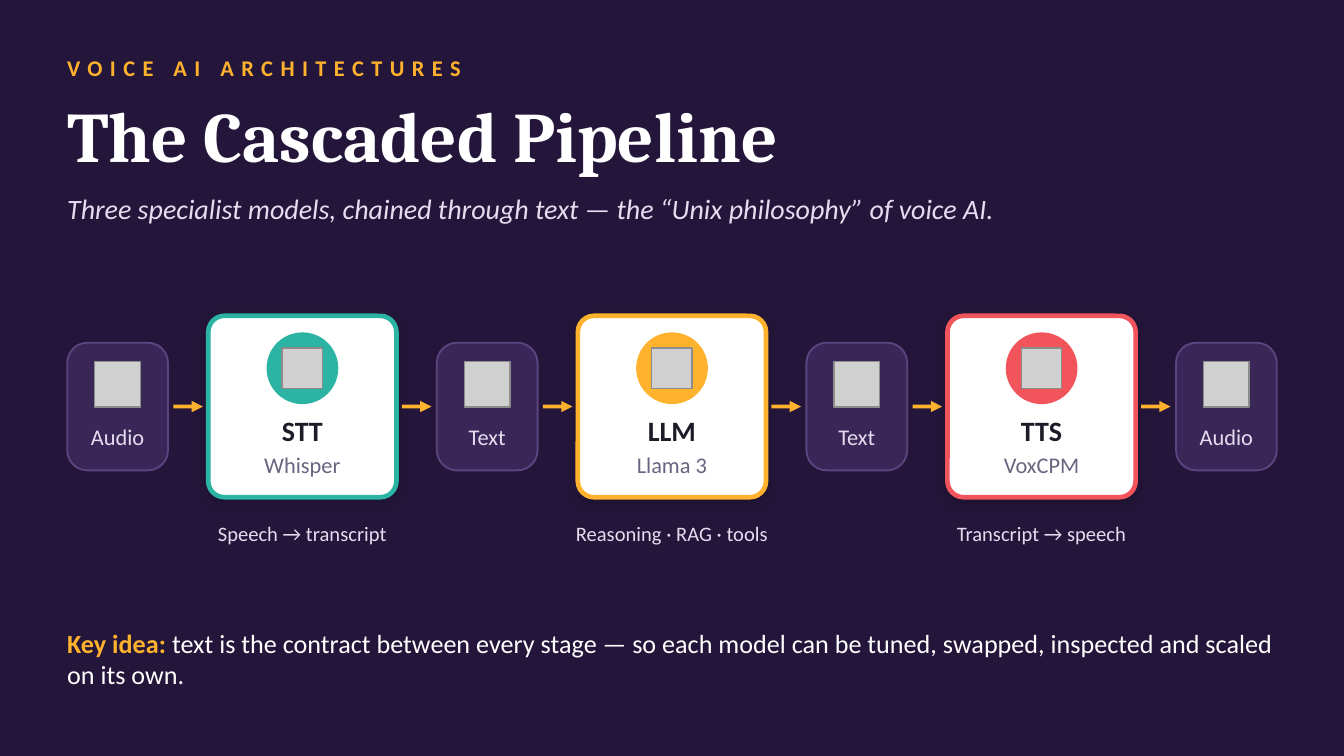
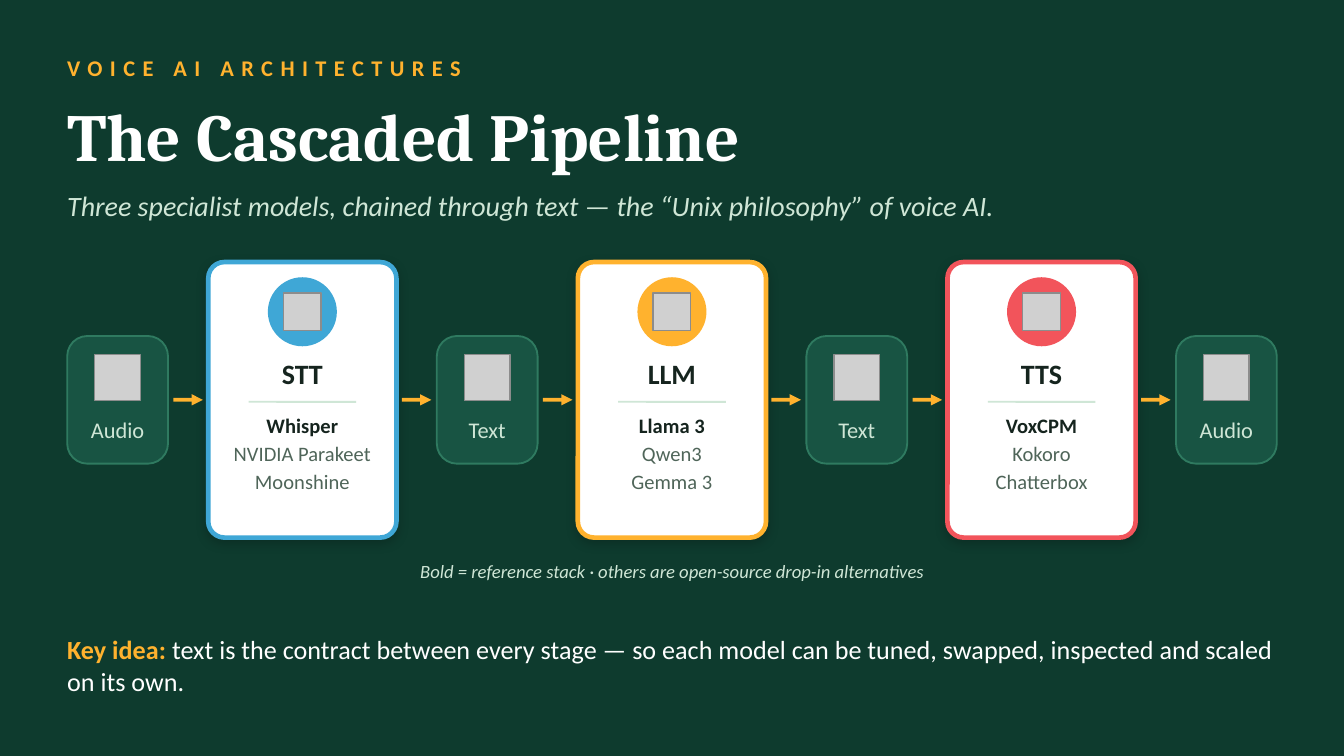
Before and after one commit to wilfredijaa-cmyk/voice, a slide deck: slide 1 of cascaded-voice-ai.pptx. Drawn at 1344x756 pixels with LibreOffice and Linux fonts; fonts in the diff are those of the drawing; grey boxes stand for pictures. Boxes give left, top, right and bottom in pixels: in the first picture for what was removed or moved away, otherwise in the second. Text is boxed around its words. In the diff, an @@ line names an element or a change of style, - is before the commit and + after.

```diff
--- a/cascaded-voice-ai.pptx
+++ b/cascaded-voice-ai.pptx
@@ background #24163A to #0E3B2E @@
@@ text "The Cascaded Pipeline" at bbox=[67, 114, 740, 176]: size 38 to 36 pt @@
@@ rounded rectangle: place and size @@
-rounded rectangle at bbox=[208, 316, 396, 497]
+rounded rectangle at bbox=[208, 262, 396, 538]
@@ rounded rectangle at bbox=[208, 262, 396, 538]: outline #2BB3A3 2.5 pt to #3FA7D6 2.5 pt; shadow changed; proportions changed @@
@@ rounded rectangle: place and size @@
-rounded rectangle at bbox=[578, 316, 766, 497]
+rounded rectangle at bbox=[578, 262, 766, 538]
@@ rounded rectangle at bbox=[578, 262, 766, 538]: shadow changed; proportions changed @@
@@ rounded rectangle at bbox=[948, 262, 1136, 538]: shadow changed; proportions changed @@
@@ rounded rectangle: place and size @@
-rounded rectangle at bbox=[948, 316, 1136, 497]
+rounded rectangle at bbox=[948, 262, 1136, 538]
@@ ellipse at bbox=[269, 278, 336, 345]: fill #2BB3A3 to #3FA7D6; outline #2BB3A3 1 pt to #3FA7D6 1 pt @@
@@ picture: place and size @@
-picture at bbox=[282, 348, 323, 388]
+picture at bbox=[284, 293, 321, 331]
@@ 3 texts, 3 ellipses, 1 picture: place and size @@
-3 texts, 3 ellipses, 1 picture at bbox=[267, 333, 1077, 441]
+3 texts, 3 ellipses, 1 picture at bbox=[269, 278, 1075, 384]
@@ picture: place and size @@
-picture at bbox=[1021, 348, 1062, 388]
+picture at bbox=[1023, 293, 1060, 331]
@@ text colour #1E1A28 to #15241E in 3 elements at bbox=[282, 365, 323, 384], bbox=[648, 366, 696, 384], bbox=[1021, 365, 1062, 384] @@
@@ 6 arrows, 4 texts, 4 pictures, 4 rounded rectangles: place and size @@
-6 arrows, 4 texts, 4 pictures, 4 rounded rectangles at bbox=[67, 343, 1277, 470]
+6 arrows, 4 texts, 4 pictures, 4 rounded rectangles at bbox=[67, 336, 1277, 464]
@@ fill #3A2757 to #185443; outline #5B4580 1 pt to #2F7A60 1 pt in 4 elements at bbox=[67, 336, 168, 464], bbox=[437, 336, 538, 464], bbox=[806, 336, 907, 464], bbox=[1176, 336, 1277, 464] @@
@@ vertical alignment middle to top in 3 elements at bbox=[631, 418, 712, 489], bbox=[996, 419, 1088, 489], bbox=[234, 418, 371, 489] @@
@@ text "Whisper": place and size @@
-text "Whisper" at bbox=[264, 457, 340, 477]
+text "Whisper" at bbox=[234, 418, 371, 489]
@@ line added from (249, 402) to (356, 402), #CFE6D6 1 pt @@
@@ text at bbox=[266, 418, 338, 437]: size 12 to 11 pt, text colour #6B6480 to #15241E, bold on in "Whisper"; more space between paragraphs @@
@@ text "Llama 3": place and size @@
-text "Llama 3" at bbox=[637, 457, 707, 473]
+text "Llama 3" at bbox=[631, 418, 712, 489]
@@ line added from (618, 402) to (726, 402), #CFE6D6 1 pt @@
@@ text at bbox=[639, 418, 704, 433]: size 12 to 11 pt, text colour #6B6480 to #15241E, bold on in "Llama 3"; more space between paragraphs @@
@@ text "VoxCPM": place and size @@
-text "VoxCPM" at bbox=[1004, 458, 1079, 473]
+text "VoxCPM" at bbox=[996, 419, 1088, 489]
@@ line added from (988, 402) to (1095, 402), #CFE6D6 1 pt @@
@@ text at bbox=[1006, 419, 1077, 433]: size 12 to 11 pt, text colour #6B6480 to #15241E, bold on in "VoxCPM"; more space between paragraphs @@
@@ text colour #E4DDF0 to #CFE6D6 in 5 elements at bbox=[67, 196, 993, 221], bbox=[91, 422, 144, 438], bbox=[469, 423, 506, 438], bbox=[838, 423, 875, 438], bbox=[1200, 422, 1253, 438] @@
@@ text at bbox=[234, 446, 371, 489]: paragraphs added @@
+NVIDIA Parakeet
+Moonshine
@@ text at bbox=[631, 447, 712, 489]: paragraphs added @@
+Qwen3
+Gemma 3
@@ text at bbox=[996, 446, 1088, 489]: paragraphs added @@
+Kokoro
+Chatterbox
@@ text removed at bbox=[218, 526, 386, 545] @@
-Speech → transcript
@@ text removed at bbox=[576, 526, 768, 545] @@
-Reasoning · RAG · tools
@@ text removed at bbox=[957, 526, 1126, 545] @@
-Transcript → speech
@@ text added at bbox=[420, 565, 924, 581], 10 pt, text #CFE6D6, italic @@
+Bold = reference stack · others are open-source drop-in alternatives
@@ text "Key idea: text is the ...": place and size @@
-text "Key idea: text is the ..." at bbox=[67, 634, 1271, 684]
+text "Key idea: text is the ..." at bbox=[67, 640, 1271, 691]
```
Also in this commit, not shown: 4 other slides changed, 1 slide added, 1 other file.
